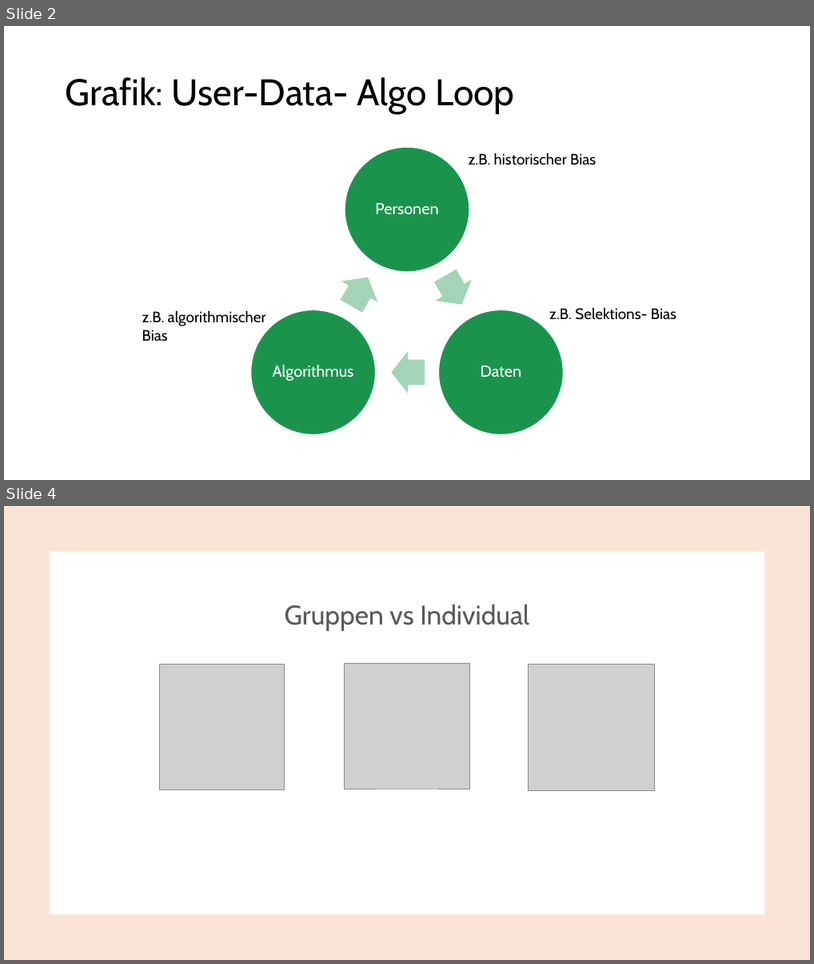
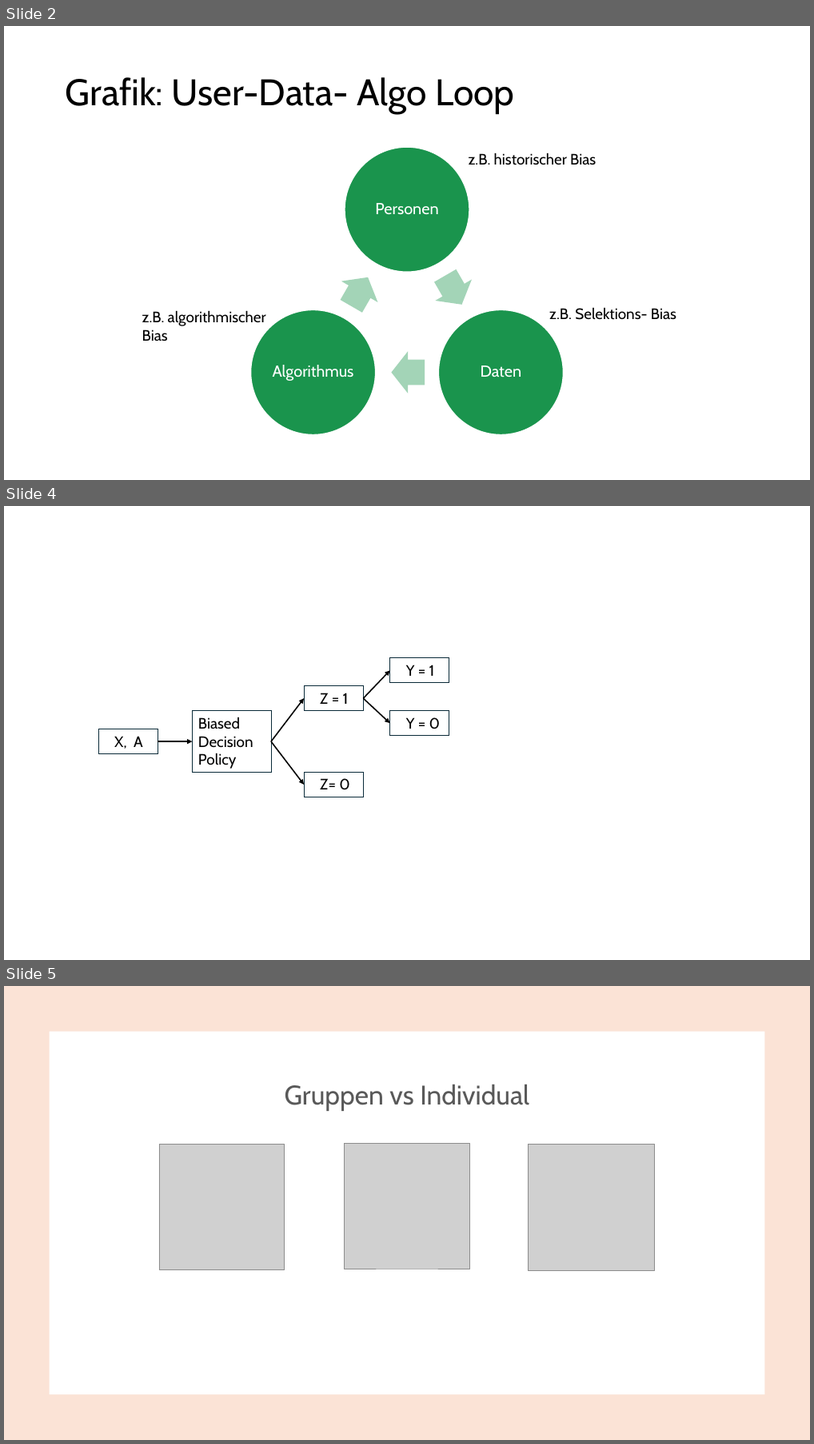
Before and after one commit to juliet-fleischer/SQF_fairness_project, a slide deck: figures/custom_figues.pptx. Shown one above the other, each under a label of ours: slides 2 and 4 before the commit, slides 2, 4 and 5 after it; the slides between them are not shown. The pictures are 814x964 and 814x1444 pixels, drawn with LibreOffice and Linux fonts; fonts in the diff are those of the drawing; grey boxes stand for pictures. Boxes give left, top, right and bottom in pixels: in the first picture for what was removed or moved away, otherwise in the second. Text is boxed around its words. In the diff, an @@ line names an element or a change of style, - is before the commit and + after.

```diff
--- a/figures/custom_figues.pptx
+++ b/figures/custom_figues.pptx
@@ slide 4 added at (4,506,810,960), background #FFFFFF @@
@@ arrow added from (363, 698) to (390, 671), #000000 1.5 pt @@
@@ rectangle added at (390,658,450,683), outline #092A39 0.75 pt, 18 pt, text #000000 @@
+Y = 1
@@ rectangle added at (304,686,363,711), outline #092A39 0.75 pt, 18 pt, text #000000 @@
+Z = 1
@@ rectangle added at (192,711,270,772), outline #092A39 0.75 pt, 18 pt, text #000000 @@
+Biased
+Decision
+Policy
@@ arrow added from (271, 741) to (304, 698), #000000 1.5 pt @@
@@ arrow added from (363, 698) to (390, 723), #000000 1.5 pt @@
@@ rectangle added at (390,711,450,736), outline #092A39 0.75 pt, 18 pt, text #000000 @@
+Y = 0
@@ rectangle added at (98,729,158,754), outline #092A39 0.75 pt, 18 pt, text #000000 @@
+X, A
@@ arrow added from (158, 741) to (192, 741), #000000 1.5 pt @@
@@ arrow added from (271, 741) to (304, 784), #000000 1.5 pt @@
@@ rectangle added at (304,772,363,797), outline #092A39 0.75 pt, 18 pt, text #000000 @@
+Z= 0
@@ what was slide 4 is now slide 5 @@
```
Also in this commit, not shown: 1 slide changed, 31 other files.
